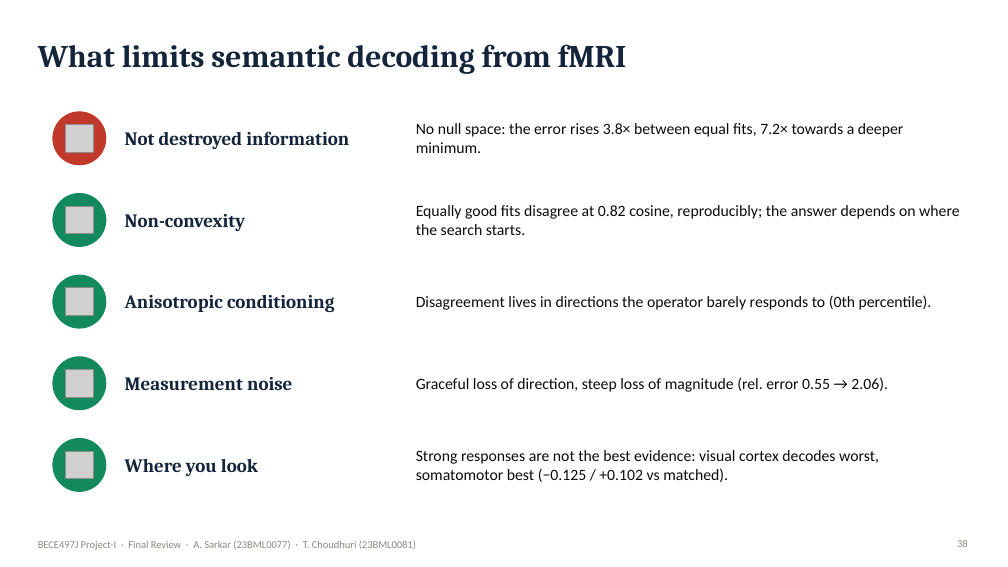
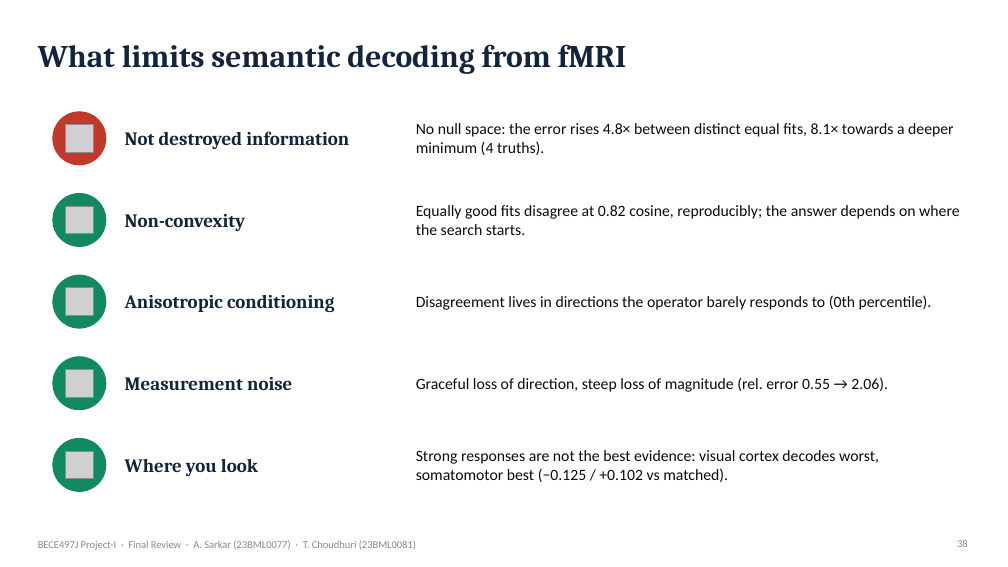
Before and after one commit to Ivxn404/semantic-decoding-tribe-inversion, a slide deck: slide 38 of deck/Final_Sarkar_Choudhuri.pptx. Drawn at 1008x567 pixels with LibreOffice and Linux fonts; fonts in the diff are those of the drawing; grey boxes stand for pictures. Boxes give left, top, right and bottom in pixels: in the first picture for what was removed or moved away, otherwise in the second. Text is boxed around its words. In the diff, an @@ line names an element or a change of style, - is before the commit and + after.

Commit message:
Barrier and sensitivity tests on four ground truths: update results, figures, report, poster, deck, demo, docs

```diff
--- a/deck/Final_Sarkar_Choudhuri.pptx
+++ b/deck/Final_Sarkar_Choudhuri.pptx
@@ text at (416, 123, 954, 155): text changed @@
-No null space: the error rises 3.8× between equal fits, 7.2× towards a deeper minimum.
+No null space: the error rises 4.8× between distinct equal fits, 8.1× towards a deeper minimum (4 truths).
```
Also in this commit, not shown: 12 other slides changed, 18 other files.
